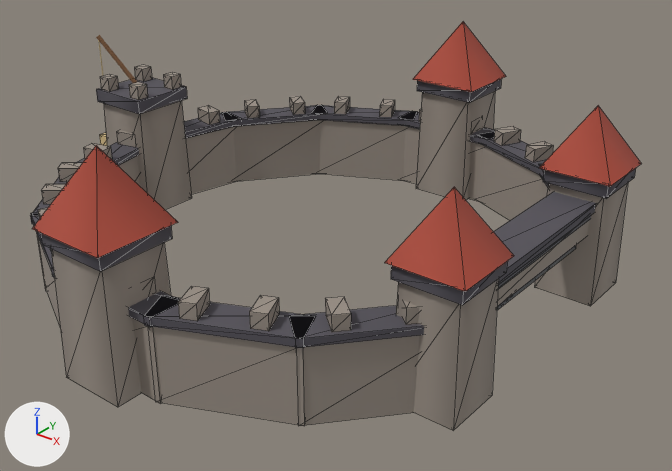
The glTF model assets/bases/base_builder_walls_2.glb as it was, and as the next commit left it.
Before and after are seen from a camera (50 mm lens) standing at (0.977, -1.172, 0.794) and looking at (0.035, 0.006, 0.064). The axes (+X, +Y, +Z) are drawn at lower left. The lights are the same throughout. The older version comes first. Mesh edges are drawn as thin lines on the coarser meshes. Where no turn or scale is listed for an object, it has been applied to the vertices.

Names of what the first picture shows: 'gate_tower_n_body', 'gate_tower_s_body', 'gate_tower_s_roof', 'tower_180_body', 'tower_270_body', 'tower_270_parapet', 'tower_270_roof', 'tower_90_body', 'tower_90_parapet', 'tower_90_roof', 'wall_10', 'wall_11', 'wall_3', 'wall_4', 'wall_9' and 50 more.
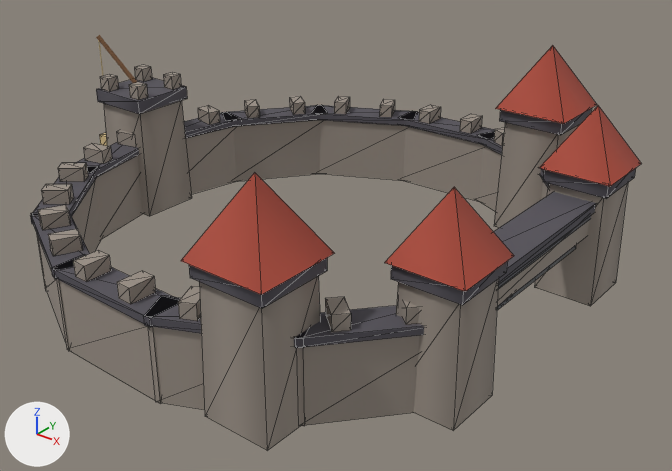
The change, as a list of edits to the scene's bpy script:
```text
Change ob_tower_90_body:
    ob_tower_90_body.location: (0.0, 0.46, 0.11) -> (0.23, 0.398, 0.11)
Change ob_tower_90_parapet:
    ob_tower_90_parapet.location: (0.0, 0.46, 0.233) -> (0.23, 0.398, 0.233)
Change ob_tower_90_roof:
    ob_tower_90_roof.location: (0.0, 0.46, 0.304) -> (0.23, 0.398, 0.304)
Change ob_tower_270_body:
    ob_tower_270_body.location: (0.0, -0.46, 0.11) -> (0.23, -0.398, 0.11)
Change ob_tower_270_parapet:
    ob_tower_270_parapet.location: (0.0, -0.46, 0.233) -> (0.23, -0.398, 0.233)
Change ob_tower_270_roof:
    ob_tower_270_roof.location: (0.0, -0.46, 0.304) -> (0.23, -0.398, 0.304)
```

Location of each change, (x1, y1, x2, y2) in pixels of the pictures (672 x 471 px):
'tower_270_body', moved: before (51, 243, 171, 407); after (199, 276, 320, 450)
'tower_270_roof', moved: before (32, 146, 178, 258); after (181, 173, 334, 295)
'tower_90_body', moved: before (416, 91, 495, 200); after (494, 122, 581, 228)
'tower_90_roof', moved: before (413, 22, 506, 92); after (495, 45, 597, 124)
'tower_270_parapet', moved: before (40, 226, 172, 271); after (189, 258, 327, 309)
'tower_90_parapet', moved: before (417, 79, 501, 102); after (499, 108, 592, 135)
'wall_10', unchanged, covered by the edit: (147, 326, 305, 426) in both
'wall_9', unchanged, uncovered by the edit: before (132, 318, 161, 403); after (56, 279, 161, 403)
'wall_2', unchanged, uncovered by the edit: (404, 126, 483, 201) in both
'wall_10_cap', unchanged, covered by the edit: before (143, 296, 315, 348); after (143, 296, 309, 348)
